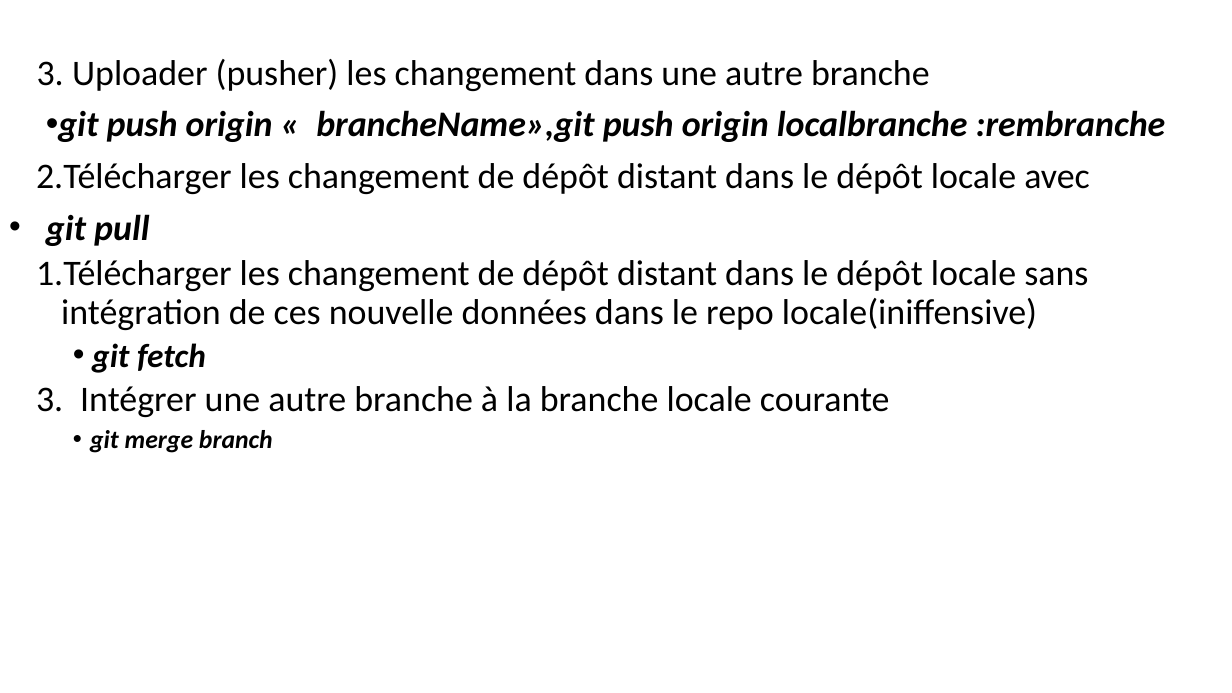
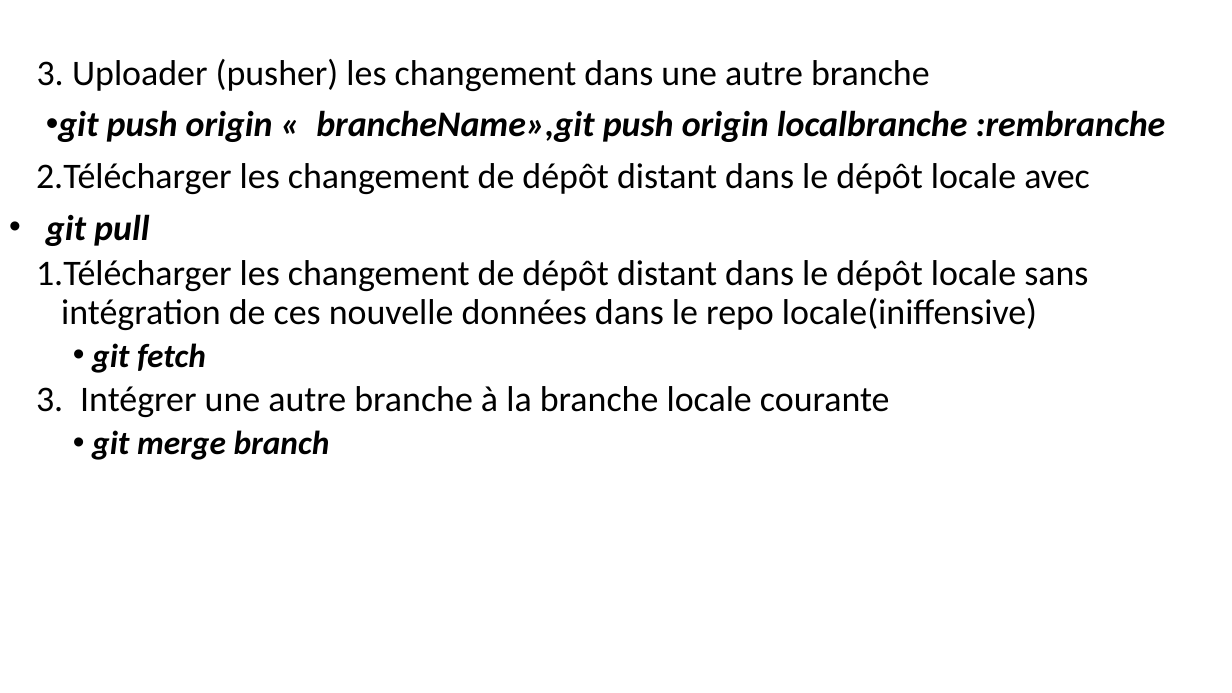
Before and after one commit to belakebiboussad/form, a slide deck: slide 15 of Formation Git.pptx. Drawn at 1232x693 pixels with LibreOffice and Linux fonts; fonts in the diff are those of the drawing. Boxes give left, top, right and bottom in pixels: in the first picture for what was removed or moved away, otherwise in the second. Text is boxed around its words. In the diff, an @@ line names an element or a change of style, - is before the commit and + after.

```diff
--- a/Formation Git.pptx
+++ b/Formation Git.pptx
@@ text at box(92, 430, 330, 460): size 20 to 26 pt in "git merge branch"; indent changed @@
```
Also in this commit, not shown: 4 other slides changed, 3 slides added, 2 other files.
